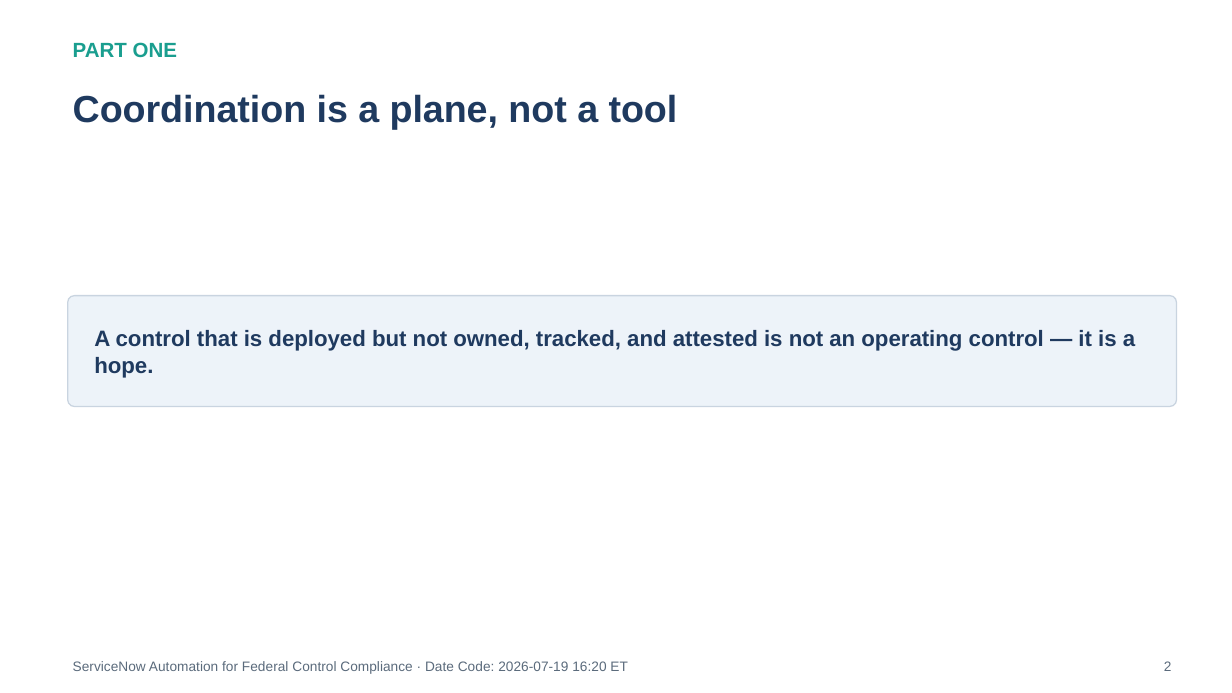
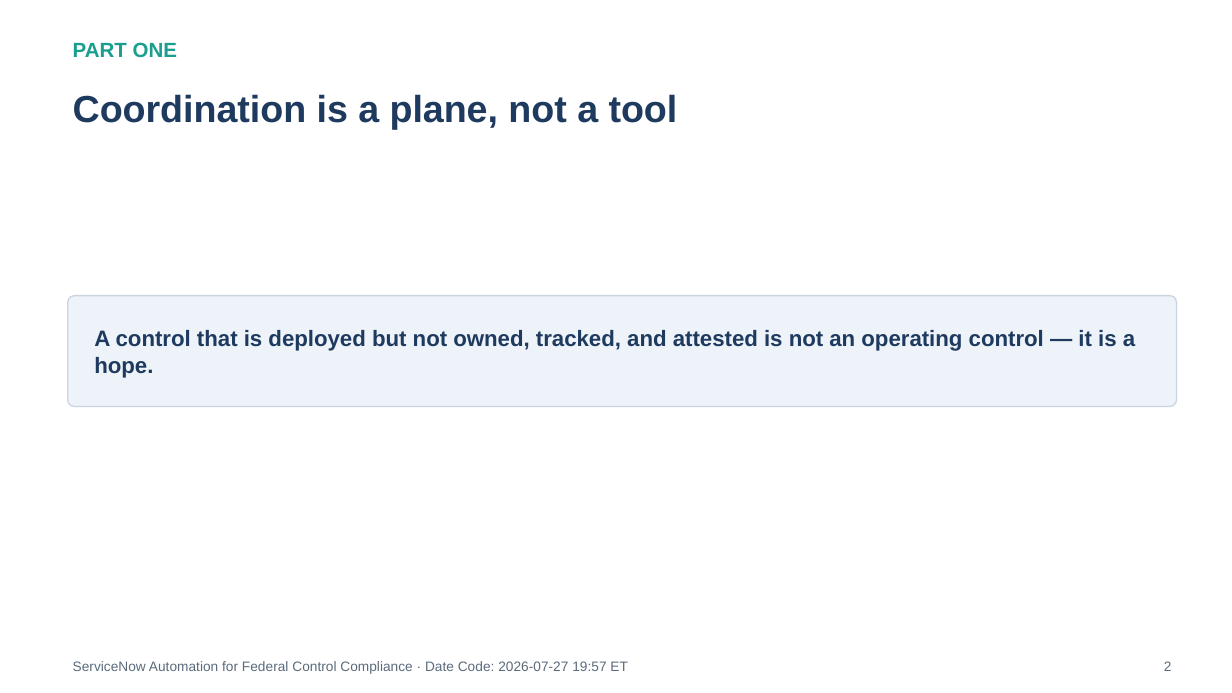
Before and after one commit to WhalerMike/uiao, a slide deck: slide 2 of docs/customer-documents/orgcomp-series/Vol_VII_Book_00_OrgComp_ServiceNow_Automation_Overview.pptx. Drawn at 1232x693 pixels with LibreOffice and Linux fonts; fonts in the diff are those of the drawing. Boxes give left, top, right and bottom in pixels: in the first picture for what was removed or moved away, otherwise in the second. Text is boxed around its words. In the diff, an @@ line names an element or a change of style, - is before the commit and + after.

```diff
--- a/docs/customer-documents/orgcomp-series/Vol_VII_Book_00_OrgComp_ServiceNow_Automation_Overview.pptx
+++ b/docs/customer-documents/orgcomp-series/Vol_VII_Book_00_OrgComp_ServiceNow_Automation_Overview.pptx
@@ text at (73, 661, 628, 674): text changed @@
-ServiceNow Automation for Federal Control Compliance · Date Code: 2026-07-19 16:20 ET
+ServiceNow Automation for Federal Control Compliance · Date Code: 2026-07-27 19:57 ET
```
Also in this commit, not shown: 5 other slides changed, 18 other files.
